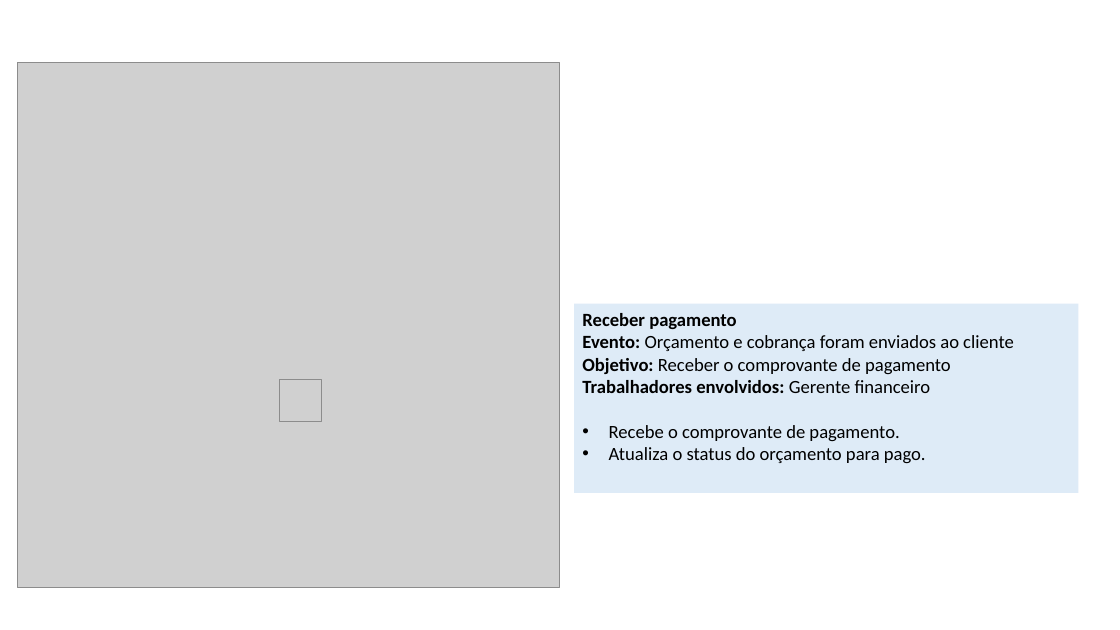
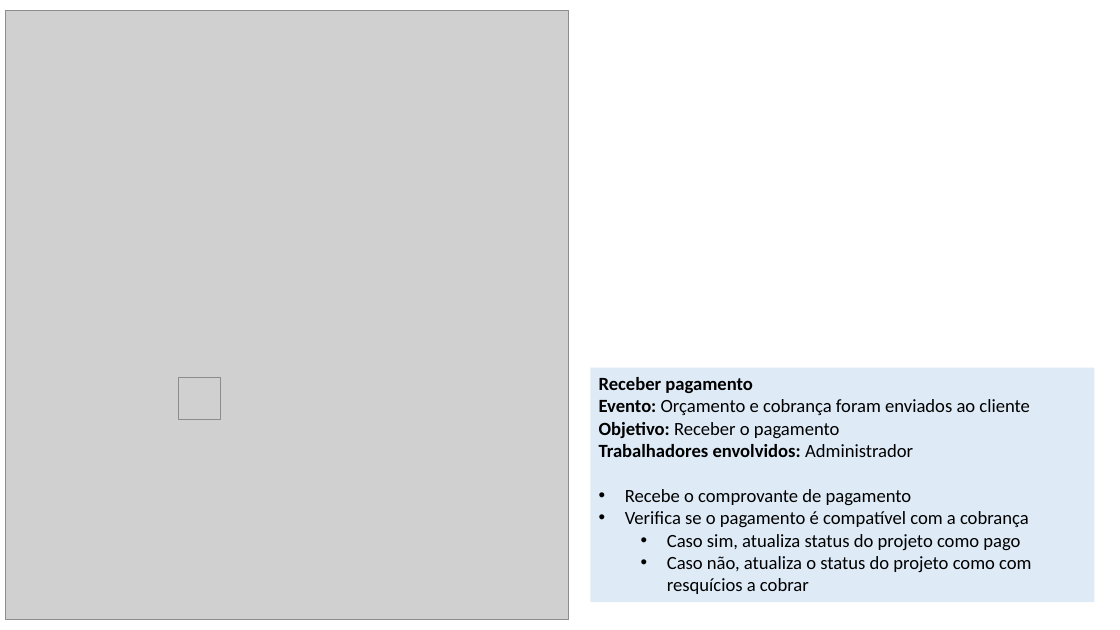
Before and after one commit to somosafsociety/Eng-Soft-EC2A, a slide deck: slide 6 of 18. Descrição dos Processos de Negócio.pptx (slide 7 before the commit). Drawn at 1120x630 pixels with LibreOffice and Linux fonts; fonts in the diff are those of the drawing; grey boxes stand for pictures. Boxes give left, top, right and bottom in pixels: in the first picture for what was removed or moved away, otherwise in the second. Text is boxed around its words. In the diff, an @@ line names an element or a change of style, - is before the commit and + after.

Commit message:
Revisões 16/05
Artefato 15 - Completo e revisado
Artefato 16 - Completo e revisado
Artefato 17 - Completo e revisado
Artefato 18 - Revisado até o processo (slide) 16
Artefato 19 - Precisa trocar as figuras de acordo com o artefato 16 (recomendo usar o ppt do 18 para pegar as figuras)

```diff
--- a/18. Descrição dos Processos de Negócio.pptx
+++ b/18. Descrição dos Processos de Negócio.pptx
@@ picture: place and size @@
-picture at <box>18,63,560,587</box>
+picture at <box>5,10,568,619</box>
@@ picture: place and size @@
-picture at <box>279,380,321,422</box>
+picture at <box>178,377,220,419</box>
@@ rectangle "Receber pagamento": place and size @@
-rectangle "Receber pagamento" at <box>575,303,1079,493</box>
+rectangle "Receber pagamento" at <box>591,368,1095,602</box>
@@ text in rectangle at <box>599,422,1031,594</box>: text changed @@
-Objetivo: Receber o comprovante de pagamento
-Trabalhadores envolvidos: Gerente financeiro
-• Recebe o comprovante de pagamento.
-• Atualiza o status do orçamento para pago.
+Objetivo: Receber o pagamento
+Trabalhadores envolvidos: Administrador
+• Recebe o comprovante de pagamento
+• Verifica se o pagamento é compatível com a cobrança
+  • Caso sim, atualiza status do projeto como pago
+  • Caso não, atualiza o status do projeto como com resquícios a cobrar
```
Also in this commit, not shown: 32 other slides changed, 6 other files.
